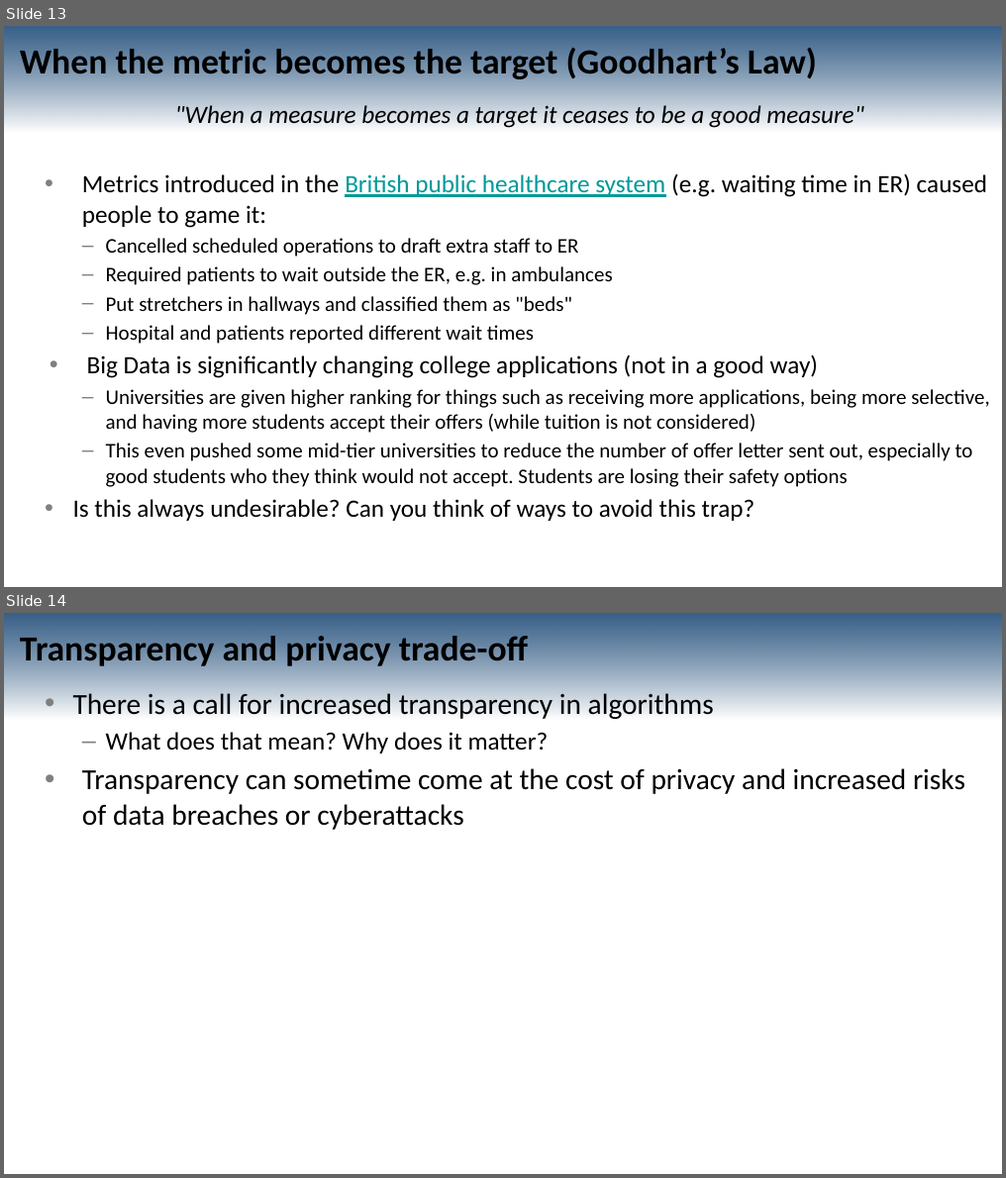
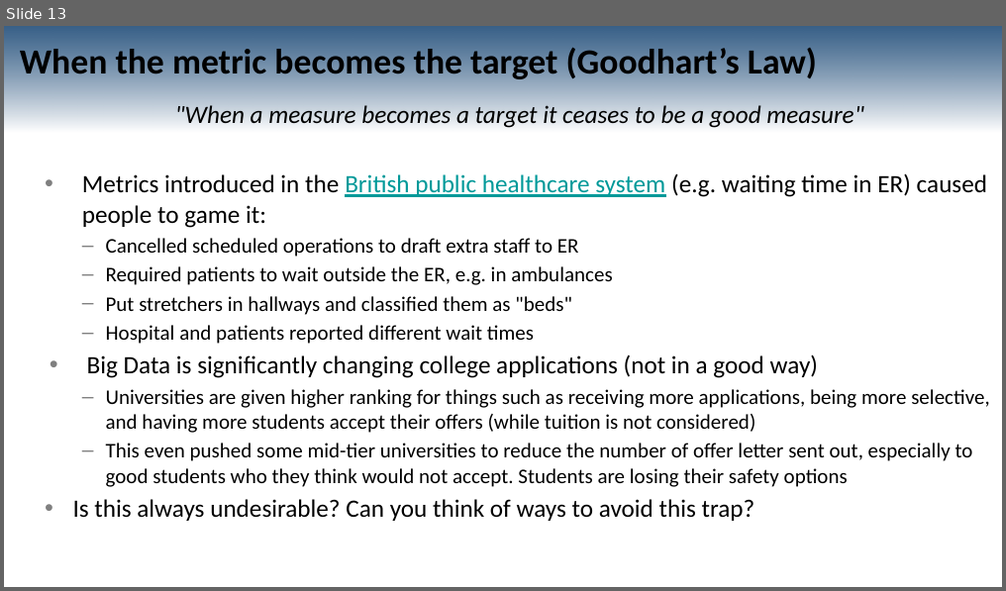
Before and after one commit to UBC-CS/cpsc330-2023W2, a slide deck: lectures/mehrdad/21_ethics-expanded.pptx. Shown one above the other, each under a label of ours: slides 13 and 14 before the commit, slide 13 after it. The pictures are 1006x1178 and 1006x591 pixels, drawn with LibreOffice and Linux fonts; fonts in the diff are those of the drawing. Boxes give left, top, right and bottom in pixels: in the first picture for what was removed or moved away, otherwise in the second. Text is boxed around its words. In the diff, an @@ line names an element or a change of style, - is before the commit and + after.

```diff
--- a/lectures/mehrdad/21_ethics-expanded.pptx
+++ b/lectures/mehrdad/21_ethics-expanded.pptx
@@ slide 14 removed at [4, 613, 1002, 1174], background #FFFFFF; not listed: 1 template element that a slide beside it also shows @@
@@ title removed at [20, 636, 528, 670] @@
-Transparency and privacy trade-off
@@ text removed at [73, 693, 965, 830] @@
-• There is a call for increased transparency in algorithms
-  – What does that mean? Why does it matter?
-• Transparency can sometime come at the cost of privacy and increased risks of data breaches or cyberattacks
```
Also in this commit, not shown: 3 slides added, 1 other slide removed.
